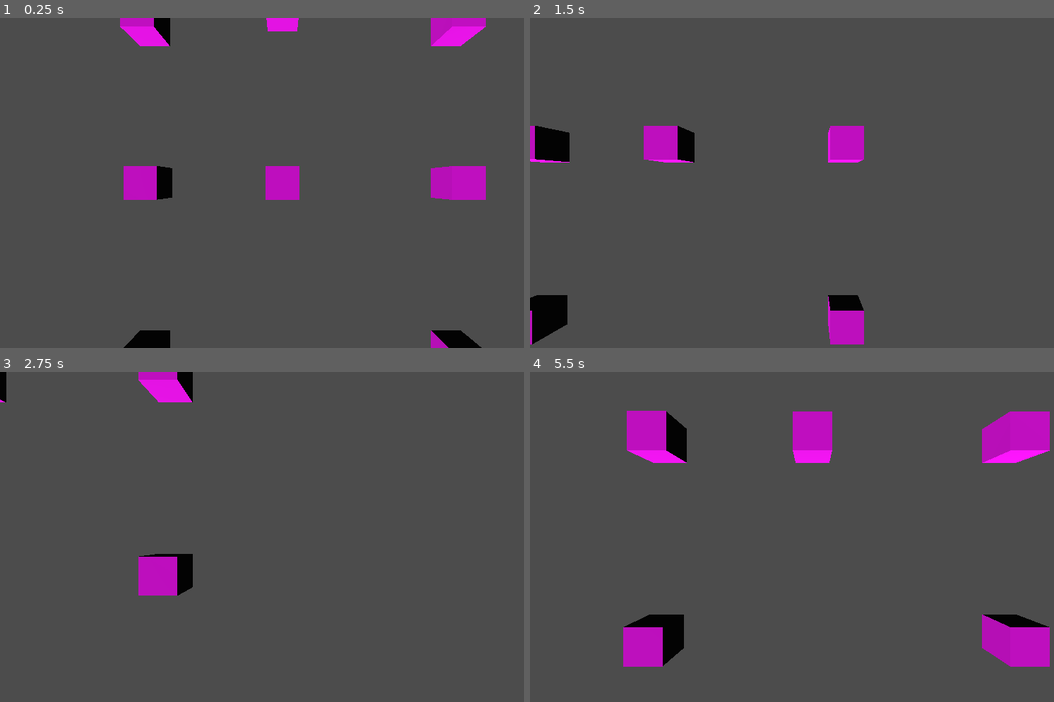
Above: before the commit, frames 1-4 (two rows, left to right).
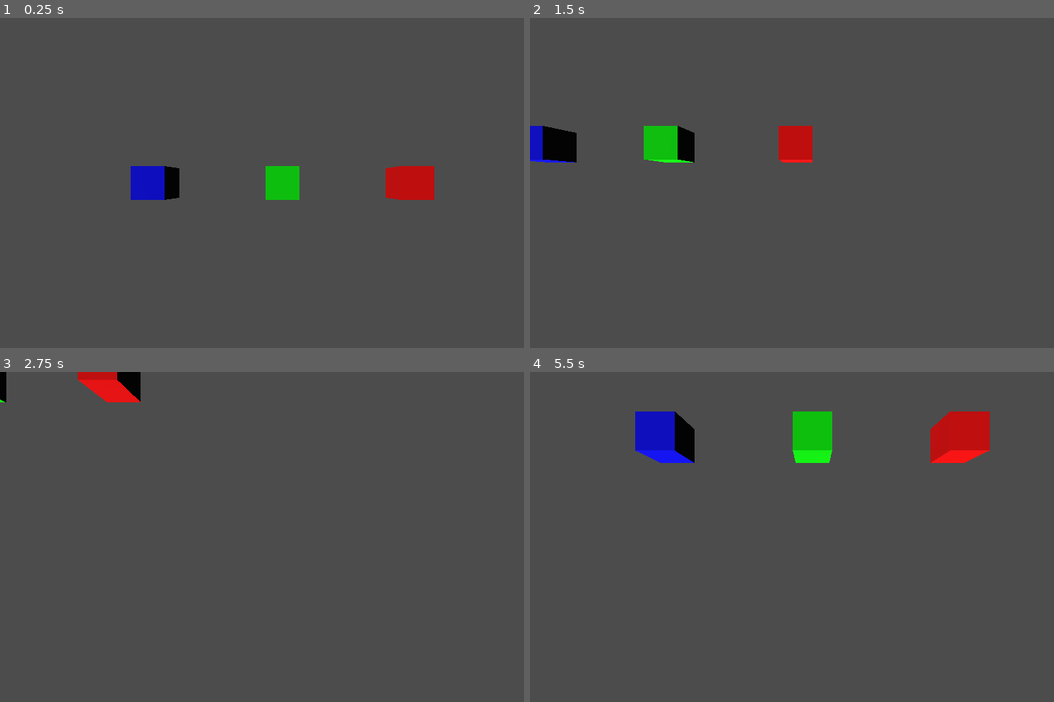
Above: after the commit, the same moments.

Repository: Aspiring-Dinosaur/TownSimProto
Game: Godot game, scene res://World.tscn
Two runs of this game, one before a commit and one after it. Both use one fixed random seed, a clock stepped at 60 frames per second and the inputs below.
Inputs (mouse positions are in pixels of both pictures, inside the frame that each line leads up to):
- Up to frame 1 (0.25 s): no input
- Up to frame 2 (1.5 s): tap Enter at 0.5 s; move the mouse to (938, 166) at 0.52 s; hold D (pan_right) 0.53-1.28 s; hold Mouse wheel up (zoom_in) 0.53-1.28 s; move the mouse to (697, 199) at 1.27 s; hold S (pan_down) from 1.28 s (still down); tap Mouse wheel down (zoom_out) at 1.35 s
- Up to frame 3 (2.75 s): move the mouse to (340, 464) at 2.02 s; release S (pan_down) at 2.03 s; hold D (pan_right) from 2.03 s (still down); hold Mouse wheel up (zoom_in) from 2.03 s (still down)
- Up to frame 4 (5.5 s): move the mouse to (786, 603) at 2.77 s; release D (pan_right) at 2.78 s; release Mouse wheel up (zoom_in) at 2.78 s; hold W (pan_up) 2.78-3.53 s; tap Mouse wheel down (zoom_out) at 2.85, 4.35 s; move the mouse to (980, 586) at 3.52 s; hold Mouse wheel up (zoom_in) 3.53-4.28 s; hold A (pan_left) 3.53-5.03 s; move the mouse to (645, 487) at 4.27 s; move the mouse to (839, 537) at 5.02 s; hold S (pan_down) from 5.03 s (still down); hold Mouse wheel up (zoom_in) from 5.03 s (still down)

The runs differ from the first frame. In frame 1, 6.0% of the frame differs, in the area x 22-93%, y 0-100%; in frame 2, 4.5%; in frame 3, 3.0%; in frame 4, 9.4%, in the area x 17-100%, y 11-90%.
Error before the commit: Parse Error: Expected end of statement ("var"), got ':' instead. (res://Cube.gd:4)

Commit message:
Can now change the color of each instance of Cube.

Diff:
--- a/Cube.gd
+++ b/Cube.gd
@@ -1,8 +1,9 @@
 extends Spatial
 
-var _mat_color = Vector3(255, 0, 255)
-var mat_color: Vector3:
-	get:
-		return _mat_color
-	set(value):
-		_mat_color = value
+export(Color) var mat_color = Color(1.0, 0.0, 1.0)
+
+func _ready():
+	# Remember to set the Resource/Local To Scene to On under the Material,
+	# otherwise all instances will have the same material and therefore
+	# the same color.
+	$MeshInstance.get_active_material(0).albedo_color = mat_color
--- a/Cube.tscn
+++ b/Cube.tscn
@@ -1,11 +1,9 @@
 [gd_scene load_steps=4 format=2]
 
 [ext_resource path="res://Cube.gd" type="Script" id=1]
+[ext_resource path="res://mat_pink.tres" type="Material" id=2]
 
 [sub_resource type="CubeMesh" id=1]
-
-[sub_resource type="SpatialMaterial" id=2]
-albedo_color = Color( 1, 0, 1, 1 )
 
 [node name="Cube" type="Spatial"]
 script = ExtResource( 1 )
@@ -13,4 +11,4 @@
 [node name="MeshInstance" type="MeshInstance" parent="."]
 transform = Transform( 1, 0, 0, 0, 1, 0, 0, 0, 1, 0, 1, 0 )
 mesh = SubResource( 1 )
-material/0 = SubResource( 2 )
+material/0 = ExtResource( 2 )
--- a/World.gd
+++ b/World.gd
@@ -1,19 +1,5 @@
 extends Spatial
 
-
-# Declare member variables here. Examples:
-# var a = 2
-# var b = "text"
-
-
-# Called when the node enters the scene tree for the first time.
-#func _ready():
-#	pass # Replace with function body.
-
-
-# Called every frame. 'delta' is the elapsed time since the previous frame.
-#func _process(delta):
-#	pass
 
 func _input(event):
 	if event.is_action_pressed("Quit"):
--- a/World.tscn
+++ b/World.tscn
@@ -9,30 +9,18 @@
 
 [node name="TopDownCamera" parent="." instance=ExtResource( 1 )]
 
-[node name="Cube" parent="." instance=ExtResource( 3 )]
-
-[node name="Cube2" parent="." instance=ExtResource( 3 )]
-transform = Transform( 1, 0, 0, 0, 1, 0, 0, 0, 1, 0, 0, -11.2792 )
-
-[node name="Cube3" parent="." instance=ExtResource( 3 )]
-transform = Transform( 1, 0, 0, 0, 1, 0, 0, 0, 1, -8.44591, 9.53674e-07, -0.00996208 )
-mat_color = Vector3( 0, 0, 255 )
-
-[node name="Cube8" parent="." instance=ExtResource( 3 )]
-transform = Transform( 1, 0, 0, 0, 1, 0, 0, 0, 1, -8.62658, 0, 10.9936 )
-
-[node name="Cube9" parent="." instance=ExtResource( 3 )]
-transform = Transform( 1, 0, 0, 0, 1, 0, 0, 0, 1, -8.62658, 0, -10.2865 )
-
-[node name="Cube4" parent="." instance=ExtResource( 3 )]
-transform = Transform( 1, 0, 0, 0, 1, 0, 0, 0, 1, 11.0618, 0, 0 )
-mat_color = Vector3( 255, 0, 0 )
-
-[node name="Cube5" parent="." instance=ExtResource( 3 )]
-transform = Transform( 1, 0, 0, 0, 1, 0, 0, 0, 1, 11.0618, 0, 10.9936 )
-
-[node name="Cube6" parent="." instance=ExtResource( 3 )]
-transform = Transform( 1, 0, 0, 0, 1, 0, 0, 0, 1, 11.0618, 0, -10.2865 )
-
 [node name="DirectionalLight" type="DirectionalLight" parent="."]
 transform = Transform( 0.866025, 0.25, -0.433013, 0, 0.866025, 0.5, 0.5, -0.433013, 0.75, 0, 0, 0 )
+
+[node name="Node" type="Node" parent="."]
+
+[node name="Cube" parent="Node" instance=ExtResource( 3 )]
+transform = Transform( 1, 0, 0, 0, 1, 0, 0, 0, 1, -8, 0, 0 )
+mat_color = Color( 0, 0, 1, 1 )
+
+[node name="Cube2" parent="Node" instance=ExtResource( 3 )]
+mat_color = Color( 0, 1, 0, 1 )
+
+[node name="Cube3" parent="Node" instance=ExtResource( 3 )]
+transform = Transform( 1, 0, 0, 0, 1, 0, 0, 0, 1, 8, 0, 0 )
+mat_color = Color( 1, 0, 0, 1 )
--- /dev/null
+++ b/mat_pink.tres
@@ -0,0 +1,5 @@
+[gd_resource type="SpatialMaterial" format=2]
+
+[resource]
+resource_local_to_scene = true
+albedo_color = Color( 1, 0, 1, 1 )
